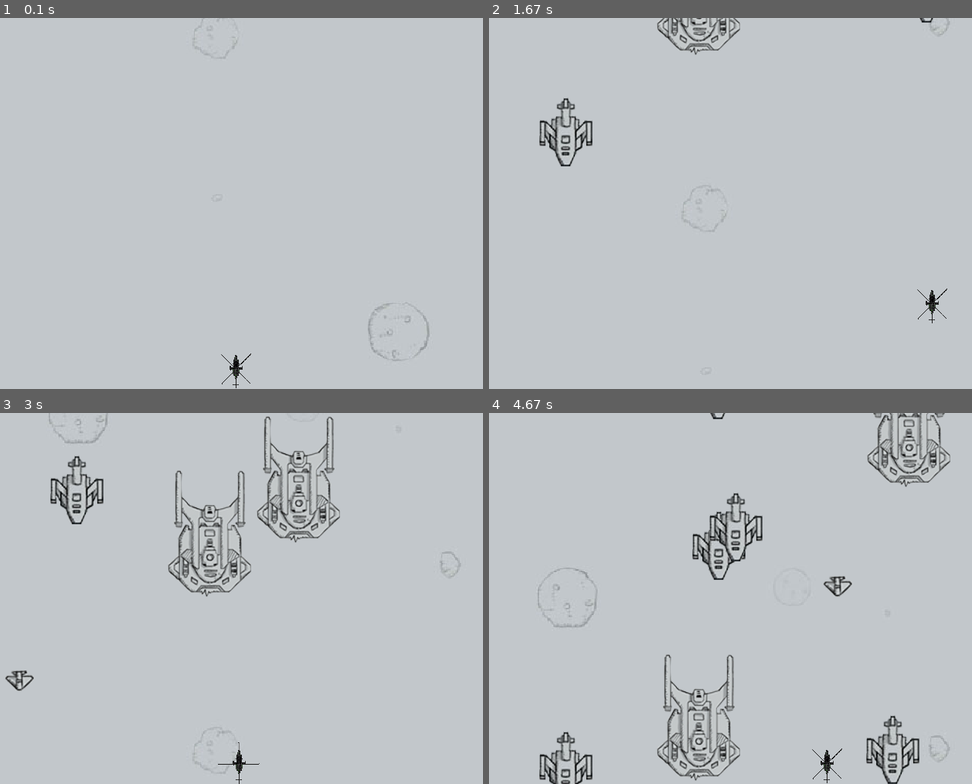
Above: before the commit, frames 1-4 (two rows, left to right).
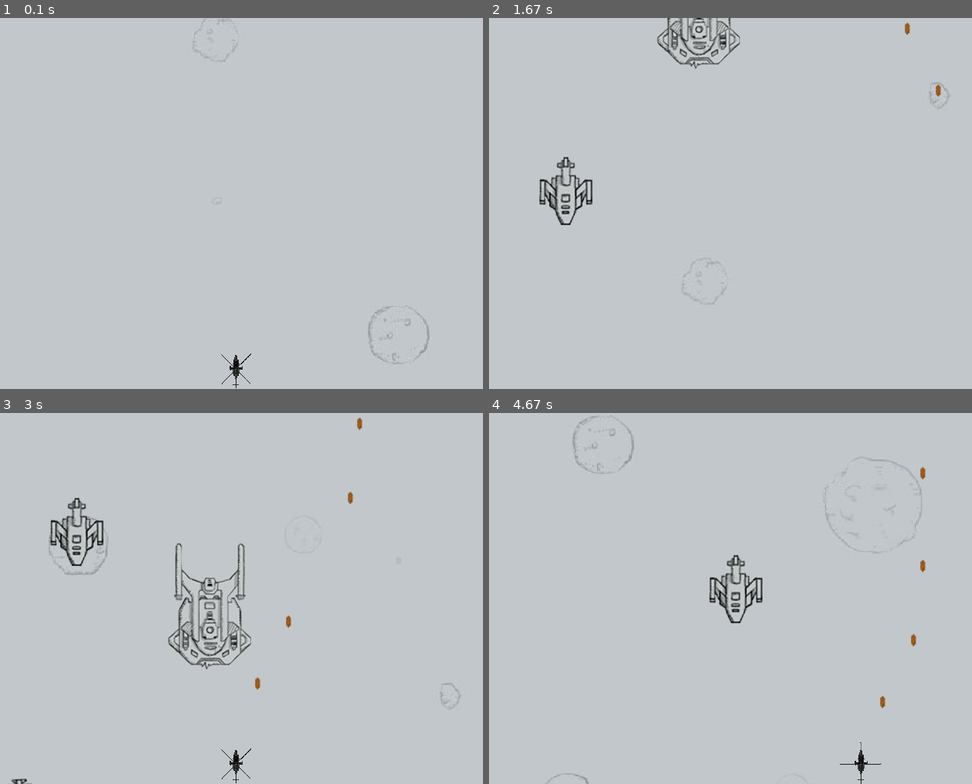
Above: after the commit, the same moments.

Repository: cupen/pygame-plane
Game: pygame game, started from lancher.py
The game is run twice, just before and just after one commit, with the same random seed, the same clock (stepped at 60 frames per second) and the same inputs.
Inputs:
- Up to frame 1 (0.1 s): no input
- Up to frame 2 (1.67 s): hold D 0.33-0.8 s; hold W 0.83-1.13 s; hold D 1.17-1.63 s
- Up to frame 3 (3 s): hold A 1.67-2.2 s; hold S 2.23-2.53 s; hold A 2.57-2.97 s
- Up to frame 4 (4.67 s): hold W 3-3.37 s; hold D 3.4-4.03 s; hold S 4.07-4.43 s; hold A from 4.47 s (still down)

The runs differ from the first frame. In frame 1, 0.2% of the frame differs, in the area x 40-89%, y 0-94%; in frame 2, 2.9%; in frame 3, 7.5%, in the area x 1-96%, y 0-100%; in frame 4, 7.4%.

Commit message:
1) rewrite assets loader 2) fix a bug: enemy plane won't be clear when it was in outside of screen. 3) player auto fire

Diff:
--- a/engine.py
+++ b/engine.py
@@ -1,12 +1,12 @@
 # coding:utf-8
-__author__ = 'cupen'
+import event
 import random
-from pygame.constants import USEREVENT
 import pygame
-import resource
+from resource import Assets
 from sprites import Background, Bullet, Enemy
 
-ENEMY_REFRESH = USEREVENT + 1
+
+__author__ = 'cupen'
 
 class GameEngine:
     STATUS_RUNNING = 0
@@ -16,18 +16,47 @@
     def __init__(self):
         pygame.init()
         self.__listener = {}
+        self.__userEventDict = {}
+        self.__userEventCode = 0
         self.__status = GameEngine.STATUS_RUNNING
         self.planeGroup = pygame.sprite.Group()
         self.bulletGroup = pygame.sprite.Group()
         self.background = None
         self.screen = None
-        self.srcLoader = resource
+        self.player = None
         self.__spriteGroups = (self.planeGroup, self.bulletGroup)
-        self.player = None
         pass
 
-    def set_enemy_count_per_seconds(self, count):
-        pygame.time.set_timer(ENEMY_REFRESH, int(1000 / count))
+    def addTimer(self, delay, callback):
+        if self.__userEventCode == 0:
+            self.__userEventCode = event.TIMER[0]
+        else:
+            self.__userEventCode += 1
+
+        if self.__userEventCode > event.TIMER[1]:
+                raise Exception("Invalide anonymity userevent:%s"%self.__userEventCode)
+
+        self.__userEventDict[self.__userEventCode] = callback
+        pygame.time.set_timer(self.__userEventCode, delay)
+        pass
+
+    def setEnemyCountPerSeconds(self, count):
+        self.addTimer(
+            int(1000 / count),
+            lambda :self.refresh_enemy()
+        )
+        pass
+
+    def setPlayerBulletCountPerSeconds(self, count = 1):
+        self.addTimer(
+            int(1000 / count),
+            lambda :self.bulletGroup.add(
+                self.player.create_bullet(
+                    Assets.loadImage("plane.png#bullet_0"),
+                    self.screen.get_rect()
+                )
+            )
+        )
         pass
 
     def add_player(self, plane):
@@ -43,31 +72,28 @@
 
     def handle_event(self, e):
         if e.key == pygame.K_j:
-            bullet = self.player.create_bullet(self.srcLoader.getSurface("bullet_0"), self.screen.get_rect())
+            image = Assets.loadImage("plane.png#bullet_0")
+            bullet = self.player.create_bullet(image, self.screen.get_rect())
             self.bulletGroup.add(bullet)
         pass
 
     def set_background(self, imageNameList, width, height):
         self.screen = pygame.display.set_mode((width, height))
-        resource.load()
-        pygame.display.set_icon(resource.getSurface("icon48x48.png"))
+        pygame.display.set_icon(Assets.loadImage("icon48x48.png"))
         _list = []
         for tmp in imageNameList:
-            image = resource.getSurface(tmp)
+            image = Assets.loadImage(tmp)
             _list.append(image)
         self.background = Background(_list, width=width, height=height)
         self.screen.blit(self.background.image, (self.background.rect.x, self.background.rect.y) )
         pass
 
     def create_sprite(self, imageName, spriteClass = pygame.sprite.Sprite):
-        surface = self.srcLoader.getSurface(imageName)
+        surface = Assets.loadImage(imageName)
         return spriteClass(surface)
 
     def add_plane(self, sprite):
         self.planeGroup.add(sprite)
-        pass
-
-    def add_bullet(self, bullet):
         pass
 
     def play_music(self, musicFile):
@@ -79,7 +105,7 @@
         for i in range(30):
             pygame.mixer.music.queue(musicFile)
 
-        pygame.mixer.music.set_endevent(pygame.USEREVENT + 2)
+        pygame.mixer.music.set_endevent(event.MUSIC_IS_STOP)
         pass
 
     def is_stop(self):
@@ -90,9 +116,9 @@
 
     def refresh_enemy(self):
         enemyList = (
-            self.srcLoader.getSurface("enemy_b"),
-            self.srcLoader.getSurface("enemy_m"),
-            self.srcLoader.getSurface("enemy_s"),
+            Assets.loadImage("plane.png#enemy_b"),
+            Assets.loadImage("plane.png#enemy_m"),
+            Assets.loadImage("plane.png#enemy_s"),
         )
         enemyImage = enemyList[ random.randint(0, len(enemyList) -1) ]
         x = random.randint(0, self.screen.get_width() + enemyImage.get_width() - 1)
@@ -103,7 +129,7 @@
 
     def listen_keyboard(self, keyCode, callback):
         if keyCode in self.__listener:
-            print("Dumplicate key:", keyCode)
+            print("Duplicate key:", keyCode)
             return
         self.__listener[keyCode] = callback
         pass
@@ -113,9 +139,9 @@
             # print(e)
             if e.type == pygame.QUIT:
                 self.__status = GameEngine.STATUS_STOP
-            if e.type == ENEMY_REFRESH:
-                self.refresh_enemy()
-            if e.type == pygame.USEREVENT + 2:
+            elif event.isTimer(e.type):
+                self.__userEventDict[e.type]()
+            elif e.type == event.MUSIC_IS_STOP:
                 pygame.mixer.music.rewind()
             elif e.type == pygame.KEYDOWN or e.type == pygame.KEYUP:
                 self.call_listener(e)
@@ -133,11 +159,13 @@
                 if enemy == self.player:
                     continue
 
-                if not bullet.rect.colliderect(enemy.rect):
+                if not self.screen.get_rect().colliderect(enemy.rect):
+                    enemy.kill()
                     continue
 
-                bullet.kill()
-                enemy.kill()
+                if bullet.rect.colliderect(enemy.rect):
+                    enemy.kill()
+                    bullet.kill()
         pass
 
     def call_listener(self, event):
@@ -150,7 +178,6 @@
         return
 
     def run(self, fps = 70):
-        fps = 70
         delayMiliSeconds = int(1000 / fps)
 
         while not self.is_stop():
--- /dev/null
+++ b/event.py
@@ -0,0 +1,12 @@
+# coding:utf-8
+__author__ = 'cupen'
+from pygame.constants import USEREVENT
+
+
+ENEMY_REFRESH = USEREVENT + 1
+MUSIC_IS_STOP = USEREVENT + 2
+PLAYER_FIRE = USEREVENT + 3
+TIMER = (USEREVENT + 4, USEREVENT + 100)
+
+def isTimer(eventType):
+    return TIMER[0] <= eventType <= TIMER[1]
--- a/lancher.py
+++ b/lancher.py
@@ -1,6 +1,7 @@
-from pygame.constants import USEREVENT
+# coding:utf-8
 
 __author__ = 'cupen'
+from resource import Assets
 import pygame
 from sprites import Plane
 from engine import GameEngine
@@ -9,19 +10,17 @@
 game.set_background(['bg_01.jpg', 'bg_02.jpg'], width=640, height=480)
 game.play_music('assets/Devil May Cry - Vergil Battle 2.mp3')
 
-playerImage = game.srcLoader.getSurface("player.png")
+playerImage = Assets.loadImage("player.png")
+
 player = Plane(playerImage, animConfig=((4,4), (12,13,14,15)))
 game.add_player(player)
-game.set_enemy_count_per_seconds(3)
+game.setEnemyCountPerSeconds(3)
+game.setPlayerBulletCountPerSeconds(10)
 game.listen_keyboard( pygame.K_w, lambda e:player.handleEvent(e) )
 game.listen_keyboard( pygame.K_s, lambda e:player.handleEvent(e) )
 game.listen_keyboard( pygame.K_a, lambda e:player.handleEvent(e) )
 game.listen_keyboard( pygame.K_d, lambda e:player.handleEvent(e) )
-game.listen_keyboard( pygame.K_j, lambda e:game.handle_event(e) )
-game.listen_keyboard( pygame.K_j, lambda e:game.handle_event(e) )
-game.listen_keyboard( pygame.K_j, lambda e:game.handle_event(e) )
+# game.listen_keyboard( pygame.K_j, lambda e:game.handle_event(e) )
 
-
-
-game.run(fps = 70)
+game.run(fps = 100)
 game.close()
--- a/resource.py
+++ b/resource.py
@@ -3,20 +3,30 @@
 import pygame
 import sys
 from pygame.rect import Rect
+from xml.dom import minidom
 
 __author__ = 'cupen'
-from xml.dom import minidom
+
+ROOT_PATH = None
+if getattr(sys, 'frozen', False):
+    ROOT_PATH = os.path.dirname(sys.executable)
+else:
+    ROOT_PATH = os.path.dirname(__file__)
+
+ASSETS_DIR = os.path.join(ROOT_PATH, 'assets')
 
 class TextureConfig:
-    def __init__(self, configFile):
-        self.xmldoc = minidom.parse(configFile)
+
+    def loadConfig(self, configFile):
+        self.xmldoc = minidom.parse(os.path.join(ASSETS_DIR, configFile))
         self.imageDict = {}
-        for i in self.xmldoc.getElementsByTagName("TextureAtlas"):
-            imageName = i.getAttribute('imagePath')
-            if imageName not in self.imageDict:
-                self.imageDict[imageName] = {}
+        for ttAtlas in self.xmldoc.getElementsByTagName("TextureAtlas"):
+            imageName = ttAtlas.getAttribute('imagePath')
+            if imageName in self.imageDict:
+                raise ValueError("Duplicate image name:%s"%imageName)
 
-            for subtt in i.getElementsByTagName("SubTexture"):
+            self.imageDict[imageName] = {}
+            for subtt in ttAtlas.getElementsByTagName("SubTexture"):
                 _subttData = {}
                 for _tmp in ('name','x','y','width','height'):
                     _subttData[_tmp] = subtt.getAttribute(_tmp)
@@ -33,37 +43,35 @@
 
         return self.imageDict[imageName].get(subImageName, None)
 
-imageDict = {}
-tConfig = None
+class Assets:
+    __tconfig = TextureConfig()
+    __imageDict = {}
 
-def find_data_file(filename):
-    if getattr(sys, 'frozen', False):
-        datadir = os.path.dirname(sys.executable)
-    else:
-        datadir = os.path.dirname(__file__)
+    @classmethod
+    def init(cls):
+        cls.__tconfig.loadConfig("plane.xml")
+        pass
 
-    return os.path.join(datadir, filename)
+    @classmethod
+    def loadImage(cls, name):
+        if name in cls.__imageDict:
+            return cls.__imageDict[name]
 
-def load():
-    global imageDict, tConfig
-    tConfig = TextureConfig(find_data_file("assets/plane.xml"))
-    planeImage = pygame.image.load(find_data_file("assets/plane.png")).convert_alpha()
-    # TODO：待重构，改为懒加载（change to lazy load）
-    for i in ('hero_1','hero_2', 'bullet_0', 'bullet_0', 'enemy_b', 'enemy_m', 'enemy_s', 'explosion_01', 'explosion_02', 'explosion_03'):
-        subimageData = tConfig.getSubTexture('plane.png', i)
-        if not subimageData:
-            print("Unexist sub-image:plane.png,",i)
-            sys.exit()
+        pathList = name.split("#")
+        if len(pathList) == 1:
+            cls.__imageDict[name] = pygame.image.load(os.path.join(ASSETS_DIR,name)).convert_alpha()
+        elif len(pathList) == 2:
+            parrentImage = cls.loadImage(pathList[0])
+            subttData = cls.__tconfig.getSubTexture(pathList[0], pathList[1])
+            tmpRect = Rect(subttData['x'], subttData['y'], subttData['width'], subttData['height'])
+            cls.__imageDict[name] = parrentImage.subsurface(tmpRect).convert_alpha()
+        else:
+            raise ValueError("Invalid image name:%s"%name)
 
-        tmpRect = Rect(subimageData['x'], subimageData['y'], subimageData['width'], subimageData['height'])
-        imageDict[i] = planeImage.subsurface(tmpRect).convert_alpha()
-    pass
+        return cls.__imageDict[name]
 
-def getSurface(imageName):
-    global imageDict
-    if imageName not in imageDict:
-        imageDict[imageName] = pygame.image.load(find_data_file("assets/"+ imageName)).convert_alpha()
-    return imageDict[imageName]
+    @classmethod
+    def loadMP3(cls, name):
+        pass
 
-def getSound():
-    pass
+Assets.init()
--- a/setup.py
+++ b/setup.py
@@ -7,11 +7,11 @@
     base = "Win32GUI"
 
 project = "pygame-plane"
-version = "0.0.1"
+version = "0.0.2"
 build_exe_options = {}
 build_exe_options["packages"]      = ["pygame"]
 build_exe_options["include_files"] = ["assets/"]
-build_exe_options["excludes"]      = ["tkinter", "socket"]
+build_exe_options["excludes"]      = ["tkinter", "socket", "multiprocessing", "ssl"]
 
 setup(
     name=project,
--- a/sprites.py
+++ b/sprites.py
@@ -1,4 +1,6 @@
 # coding:utf-8
+from util import merge_image
+
 __author__ = 'cupen'
 import pygame
 from pygame.rect import Rect
@@ -91,19 +93,19 @@
                 self.move_right()
         pass
 
-    def move_up(self):
+    def move_up(self, speed = 0):
         self.rect.y -= self.speed
         pass
 
-    def move_down(self):
+    def move_down(self, speed = 0):
         self.rect.y += self.speed
         pass
 
-    def move_left(self):
+    def move_left(self, speed = 0):
         self.rect.x -= self.speed
         pass
 
-    def move_right(self):
+    def move_right(self, speed = 0):
         self.rect.x += self.speed
         pass
 
@@ -175,22 +177,3 @@
         #     self.__images[1] = self.image
         #     self.resetCurImage()
         pass
-
-def merge_image(*images):
-    w = 0
-    h = 0
-    for image in images:
-        w = image.get_width()
-        h += image.get_height()
-
-    bigImage = pygame.Surface((w, h))
-    _y = 0
-    for image in images:
-        _rect = image.get_rect()
-        _rect.x = 0
-        _rect.y = _y
-        _y += image.get_height()
-        print(_rect)
-        bigImage.blit(image, _rect)
-        # pygame.image.save(bigImage, "wokao.png")
-    return bigImage
--- /dev/null
+++ b/util.py
@@ -0,0 +1,22 @@
+__author__ = 'cupen'
+
+import pygame
+
+def merge_image(*images):
+    w = 0
+    h = 0
+    for image in images:
+        w = image.get_width()
+        h += image.get_height()
+
+    bigImage = pygame.Surface((w, h))
+    _y = 0
+    for image in images:
+        _rect = image.get_rect()
+        _rect.x = 0
+        _rect.y = _y
+        _y += image.get_height()
+        print(_rect)
+        bigImage.blit(image, _rect)
+        # pygame.image.save(bigImage, ".png")
+    return bigImage
Not shown, changed: README.md
